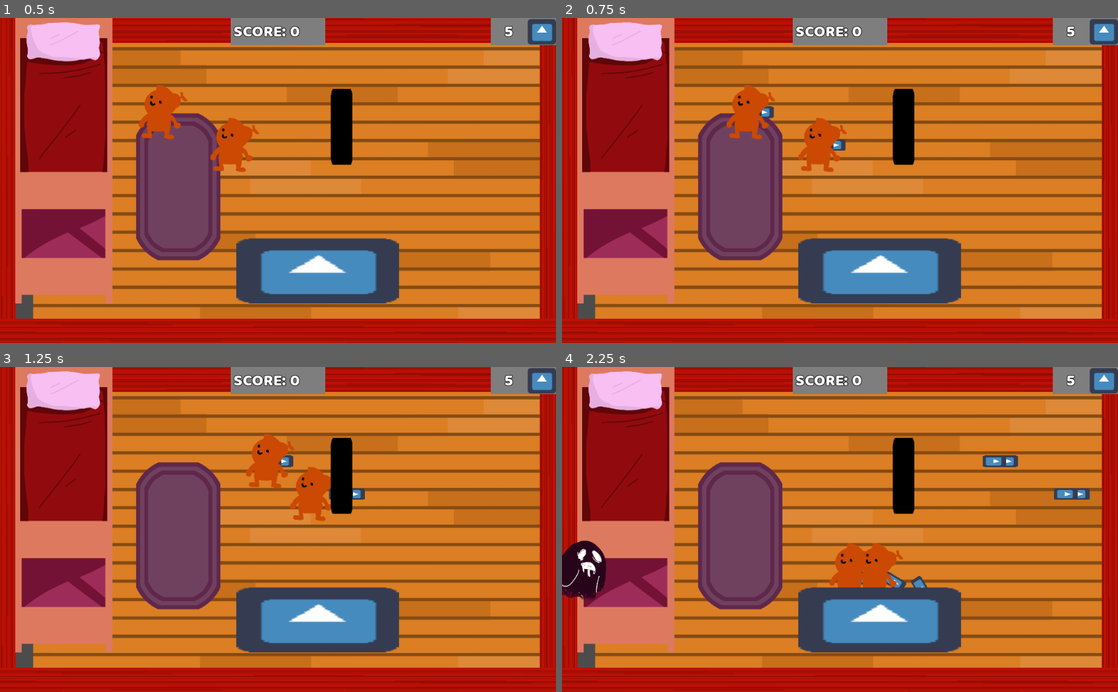
Above: before the commit, frames 1-4 (two rows, left to right).
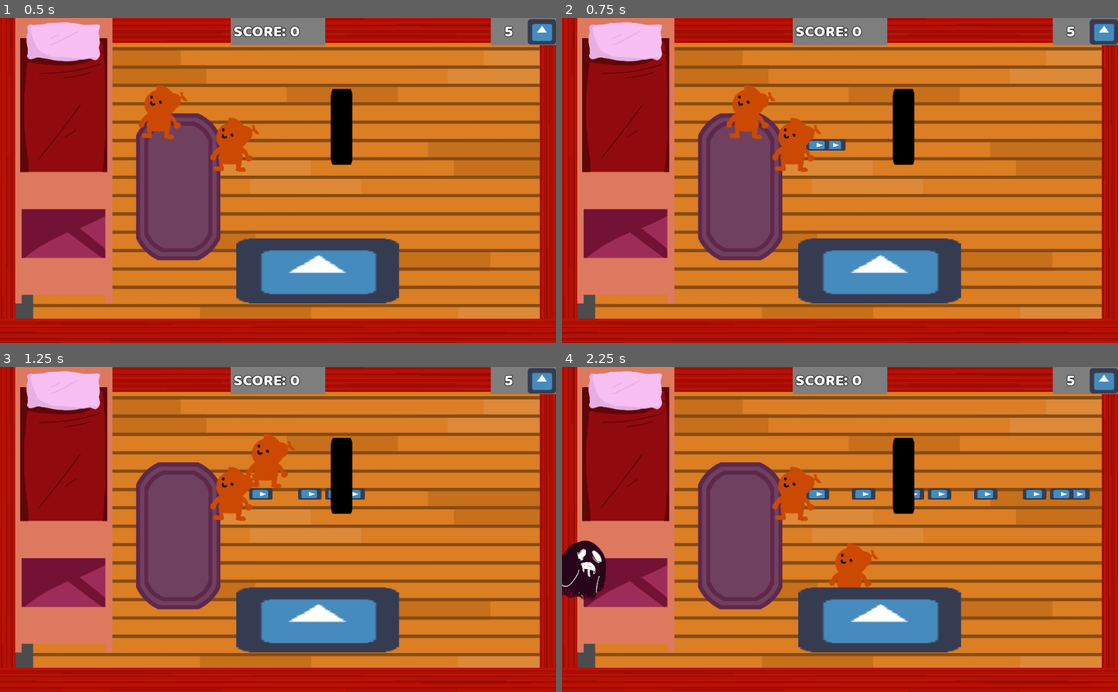
Above: after the commit, the same moments.

Repository: JuannFerrari/GlobalGameJam2019
Game: Godot game, scene res://Game.tscn
Two runs of this game, one before a commit and one after it. Both use one fixed random seed, a clock stepped at 60 frames per second and the inputs below. The engine's default icon, where the game draws it, is replaced by a stand-in: a white triangle on a blue panel in a dark square.
Inputs:
- Up to frame 1 (0.5 s): no input
- Up to frame 2 (0.75 s): tap Enter (ui_accept) at 0.5, 0.6 s; hold Right (ui_right) from 0.53 s (still down)
- Up to frame 3 (1.25 s): keep holding Right (ui_right); tap Enter (ui_accept) at 0.77, 1.07 s
- Up to frame 4 (2.25 s): release Right (ui_right) at 1.28 s; hold Down (ui_down) 1.28-2.03 s; tap Enter (ui_accept) at 1.35, 1.52, 1.82, 2.1 s; hold Right (ui_right) from 2.03 s (still down)

Frame 1 is identical in both runs. In frame 2, 1.4% of the frame differs, in the area x 35-52%, y 27-48%; in frame 3, 1.8%; in frame 4, 2.7%, in the area x 37-93%, y 27-68%.

Commit message:
jerry first assets

Diff:
--- a/Game.tscn
+++ b/Game.tscn
@@ -9,9 +9,14 @@
 
 [node name="Player1" parent="." instance=ExtResource( 1 )]
 position = Vector2( 298.5, 174 )
+action_shoot = "ui_accept2"
 
 [node name="Player2" parent="." instance=ExtResource( 1 )]
 position = Vector2( 430.559, 234.665 )
+action_up = "ui_up2"
+action_down = "ui_down2"
+action_right = "ui_right2"
+action_left = "ui_left2"
 
 [node name="Map" parent="." instance=ExtResource( 2 )]
 
Binary file added: assets/frames/jerryattack.png
Binary file added: assets/frames/jerryidle.png
Binary file added: assets/frames/jerrywalk.png
